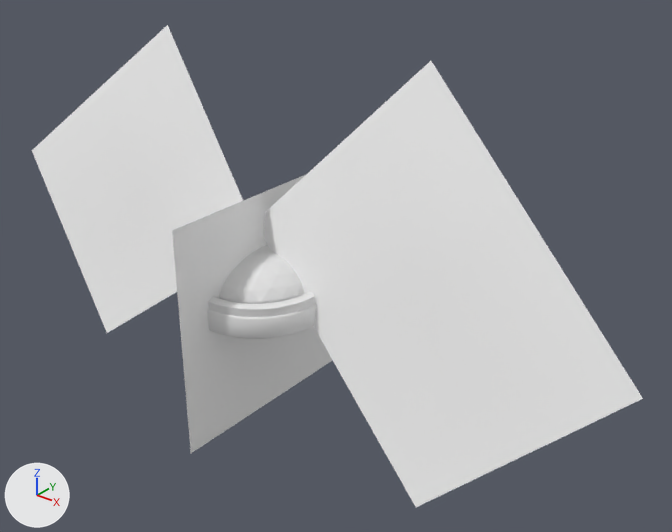
What one commit did to the Blender file Assets/Models/RoomObjects/Creep/creepbody_v2.blend.
Rendered twice from a camera (50 mm lens) standing at (3.94, -4.1, 3.03) and looking at (0.42, 0.3, 0.3). Every picture has the same lights, and +X, +Y and +Z are marked at lower left. The picture after the commit comes second.

In view in the first picture: 'WingLeft', 'WingRight', 'body', 'dome', 'horse', 'innertube'.
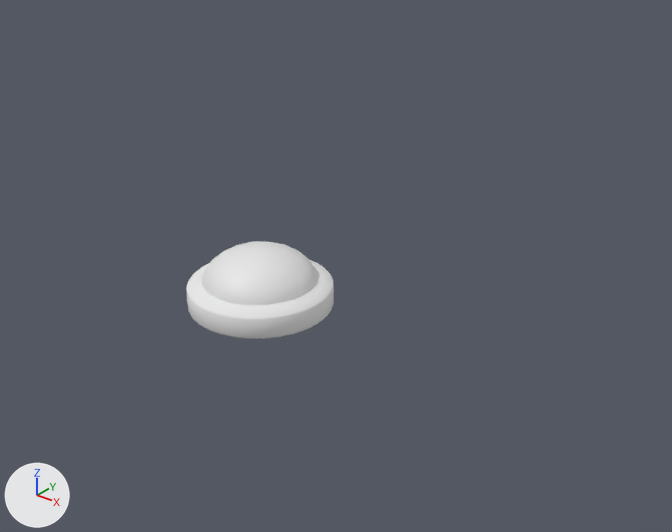
Pixel boxes [x1, y1, x2, y2] of what changed, in the pictures (672 x 532 px):
'WingLeft', hidden: before [263, 61, 643, 507]
'WingRight', hidden: before [32, 25, 243, 333]
'horse', hidden: before [172, 175, 333, 453]
'body', hidden: before [208, 292, 315, 317]

The change, as a diff of the scene's bpy script:
```diff
--- a/Assets/Models/RoomObjects/Creep/creepbody_v2.blend.py
+++ b/Assets/Models/RoomObjects/Creep/creepbody_v2.blend.py
@@ ob_body @@
 ob_body.rotation_euler = (1.571, 0.0, 0.0)  # degrees (90, 0, 0)
+ob_body.hide_set(True)
@@ ob_wingleft @@
 ob_wingleft.rotation_euler = (1.421, 0.0, 0.0)  # degrees (81, 0, 0)
+ob_wingleft.hide_set(True)
@@ ob_wingright @@
 ob_wingright.rotation_euler = (1.421, 0.0, 0.0)  # degrees (81, 0, 0)
+ob_wingright.hide_set(True)
@@ ob_horse @@
 ob_horse.rotation_euler = (1.571, 0.0, 0.0)  # degrees (90, 0, 0)
+ob_horse.hide_set(True)
```
